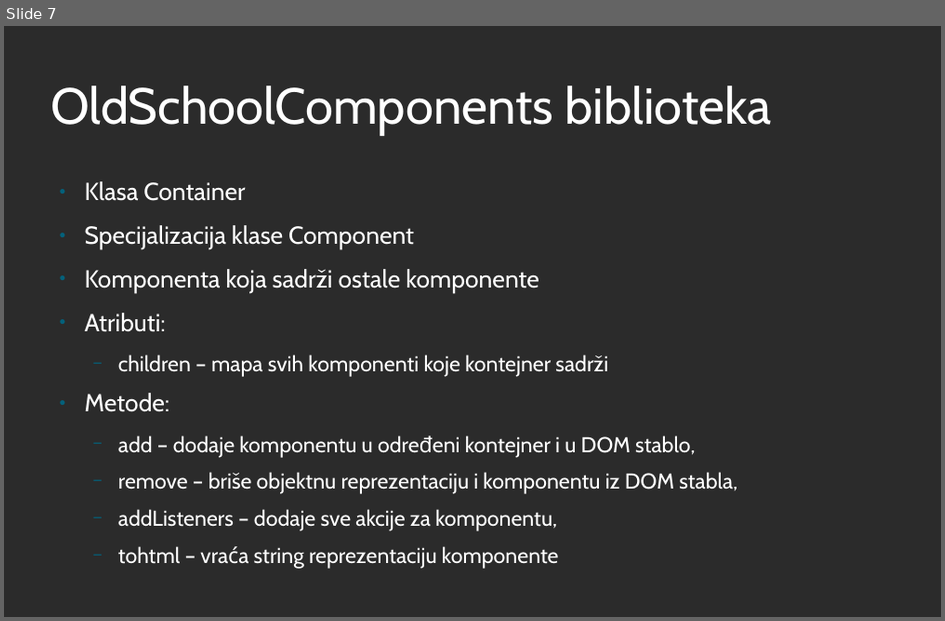
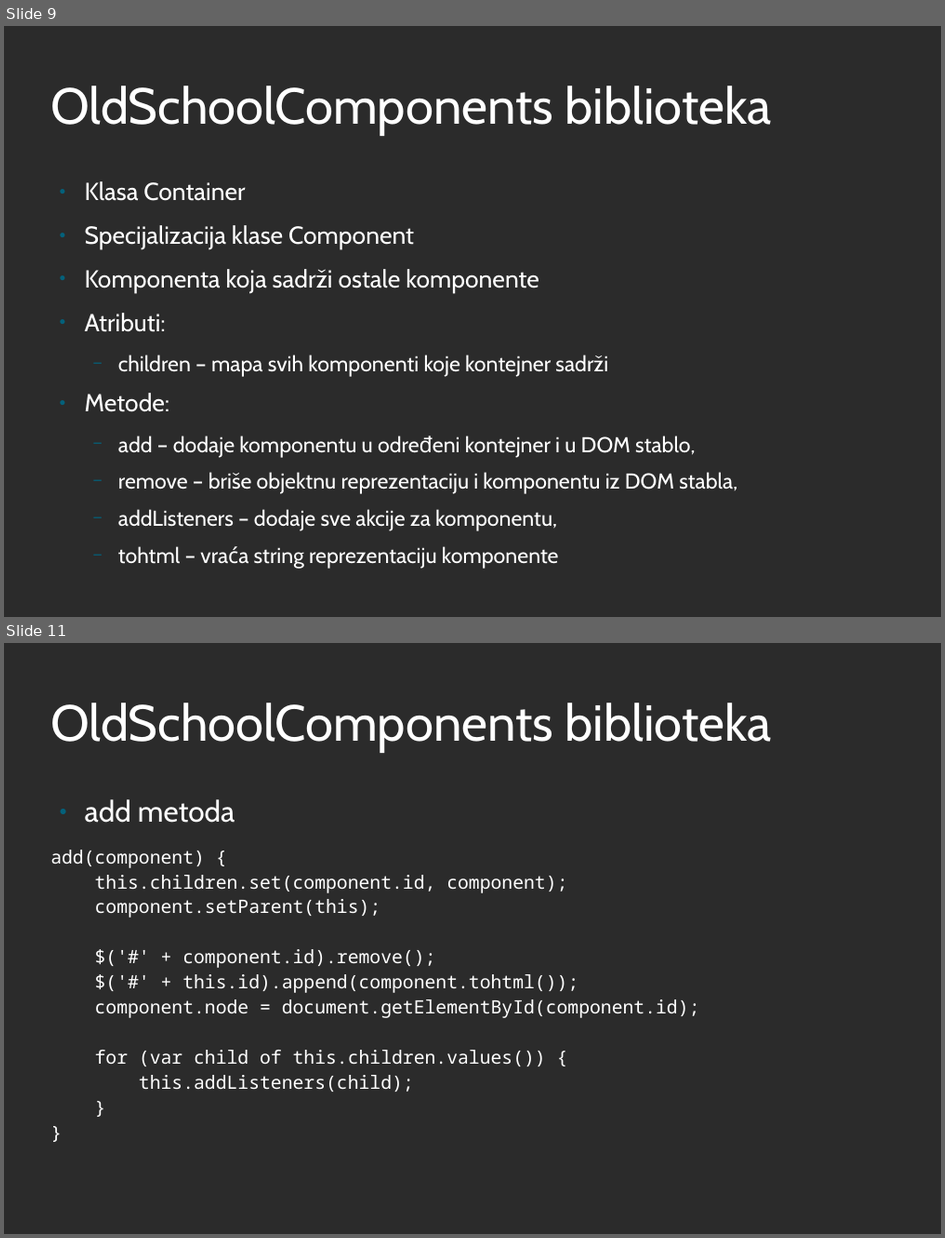
Before and after one commit to iv17/MScThesis, a slide deck: IvanaSavinPresentation.odp. Shown one above the other, each under a label of ours: slide 7 before the commit, slides 9 and 11 after it; the slides between them are not shown. The pictures are 945x621 and 945x1238 pixels, drawn with LibreOffice and Linux fonts; fonts in the diff are those of the drawing; background and template pictures are left out; a plain dark background stands for a picture behind light text. Boxes give left, top, right and bottom in pixels: in the first picture for what was removed or moved away, otherwise in the second. Text is boxed around its words. In the diff, an @@ line names an element or a change of style, - is before the commit and + after.

```diff
--- a/IvanaSavinPresentation.odp
+++ b/IvanaSavinPresentation.odp
@@ slide 11 added at (4,643,941,1234), background picture (left out) @@
@@ title added at (50,703,772,752), 51 pt, text #FFFFFF @@
+OldSchoolComponents biblioteka
@@ text added at (50,799,701,1091), 18.5 pt, text #FFFFFF @@
+● add metoda
+add(component) {
+this.children.set(component.id, component);
+component.setParent(this);
+$('#' + component.id).remove();
+$('#' + this.id).append(component.tohtml());
+component.node = document.getElementById(component.id);
+for (var child of this.children.values()) {
+this.addListeners(child);
+}
+}
@@ what was slide 7 is now slide 9 @@
```
Also in this commit, not shown: 7 other slides added, 1 slide removed, 1 other file.
